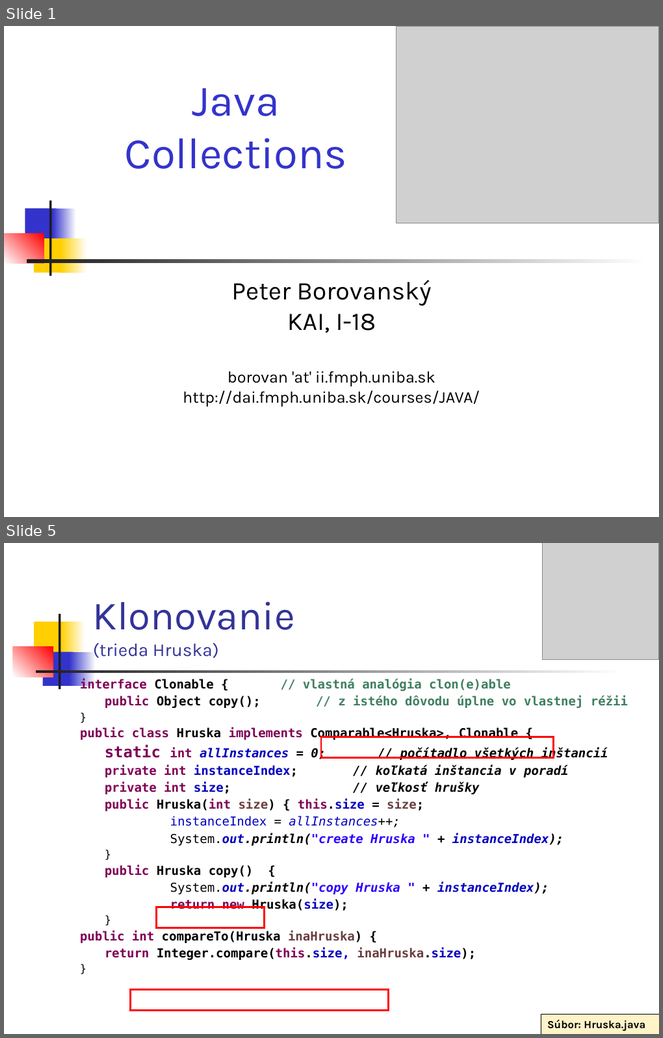
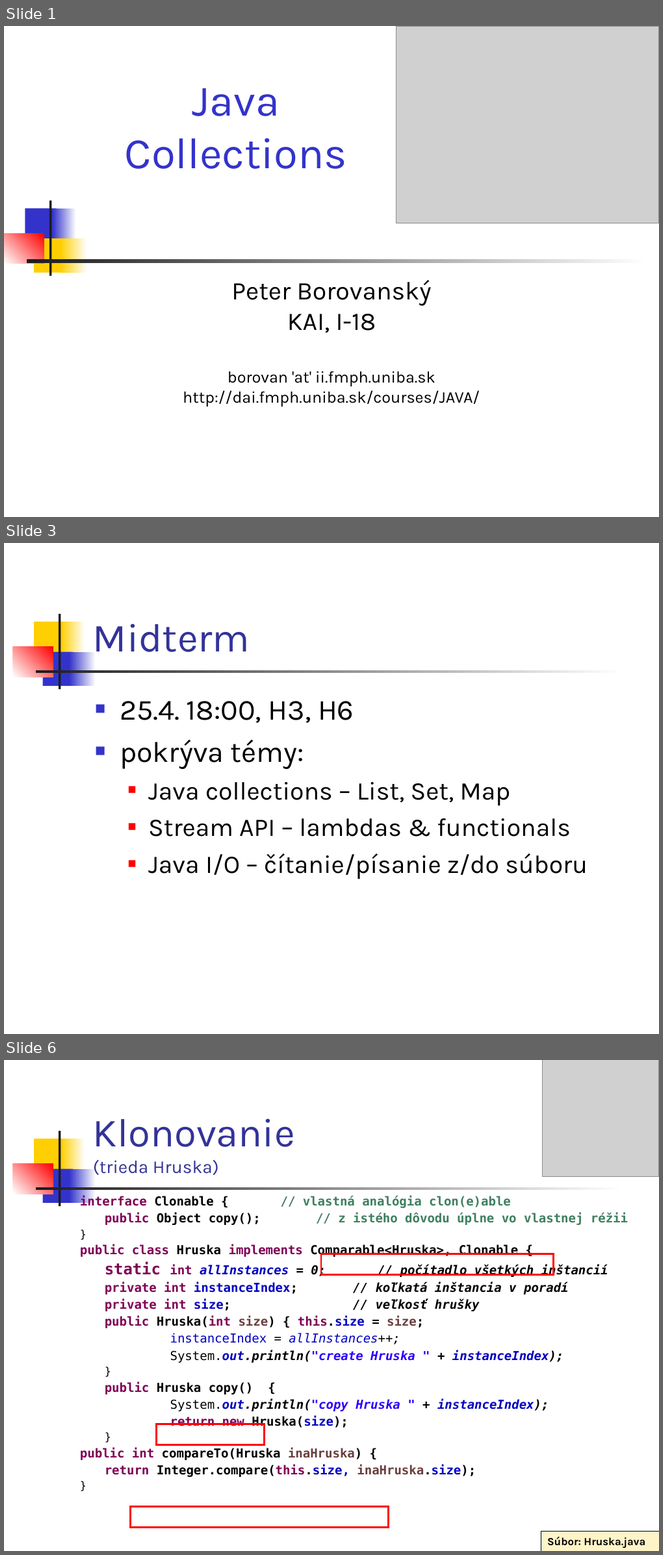
Before and after one commit to Programovanie4/Prednasky, a slide deck: 06/06_java.ppt. Shown one above the other, each under a label of ours: slides 1 and 5 before the commit, slides 1, 3 and 6 after it; the slides between them are not shown. The pictures are 663x1038 and 663x1555 pixels, drawn with LibreOffice and Linux fonts; fonts in the diff are those of the drawing; grey boxes stand for pictures. Boxes give left, top, right and bottom in pixels: in the first picture for what was removed or moved away, otherwise in the second. Text is boxed around its words. In the diff, an @@ line names an element or a change of style, - is before the commit and + after.

```diff
--- a/06/06_java.ppt
+++ b/06/06_java.ppt
@@ slide 3 added at (4, 543, 659, 1034), background #FFFFFF; not listed: 7 template elements that a slide beside it also shows @@
@@ title added at (93, 624, 250, 652), 44 pt, text #333399 @@
+Midterm
@@ text added at (120, 701, 588, 880), 28 pt, text #000000 @@
+■ 25.4. 18:00, H3, H6
+■ pokrýva témy:
+  ■ Java collections – List, Set, Map
+  ■ Stream API – lambdas & functionals
+  ■ Java I/O – čítanie/písanie z/do súboru
@@ what was slide 5 is now slide 6 @@
```
Also in this commit, not shown: 6 slides changed, 1 other slide added, 1 slide removed, 2 other files.
